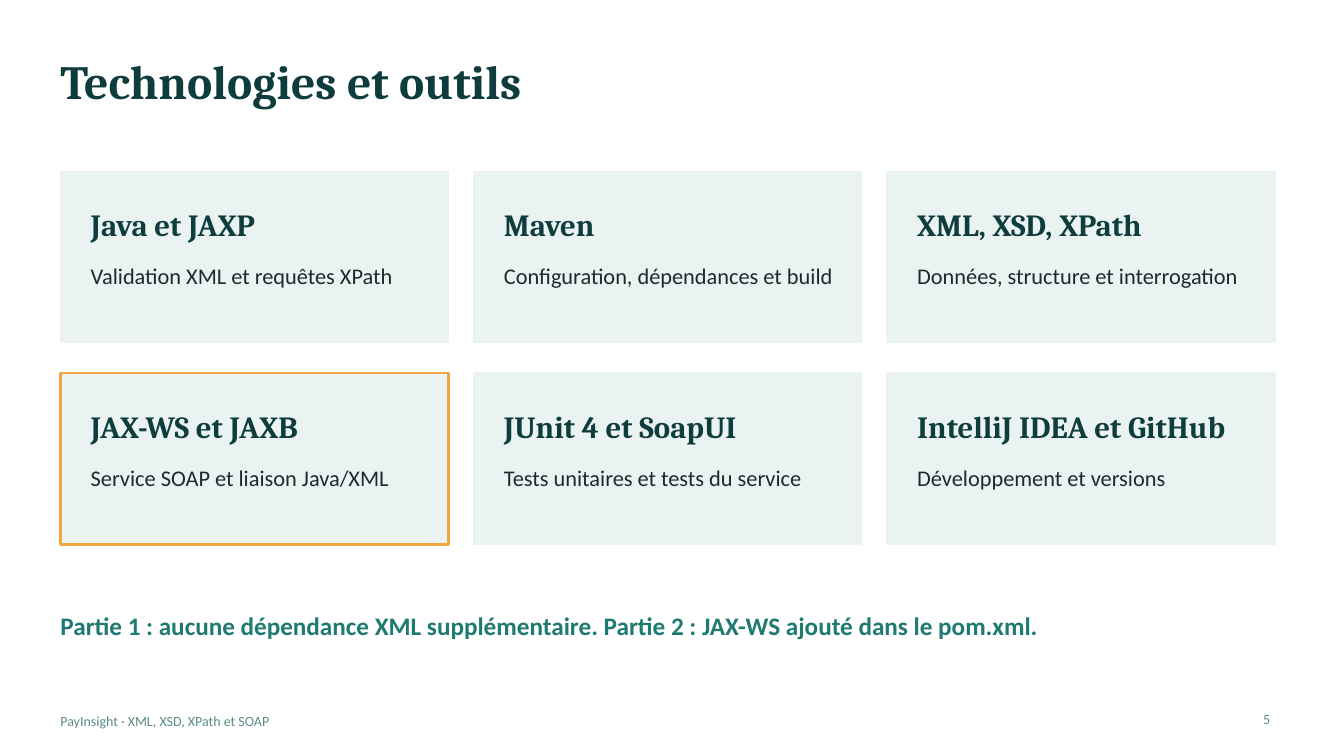
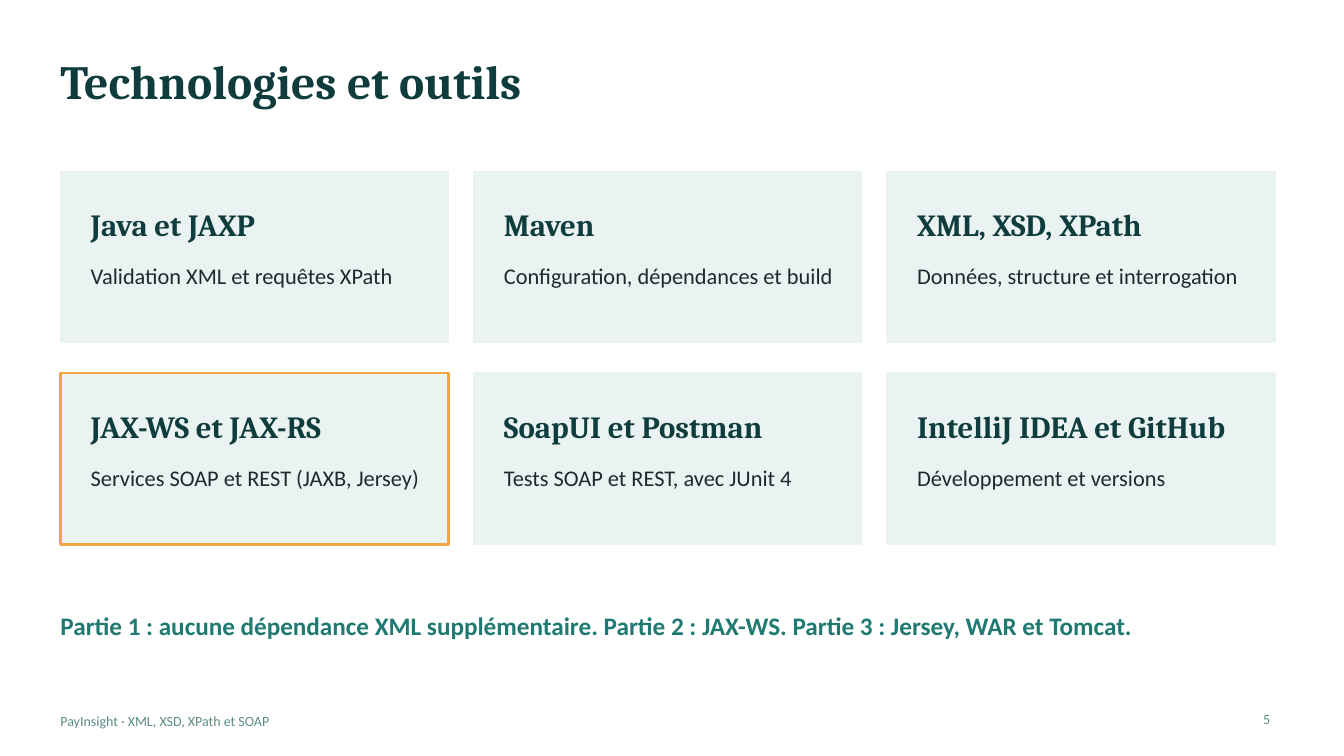
Before and after one commit to bouassidachayma/PayInsight, a slide deck: slide 5 of PayInsight_Presentation.pptx. Drawn at 1344x756 pixels with LibreOffice and Linux fonts; fonts in the diff are those of the drawing. Boxes give left, top, right and bottom in pixels: in the first picture for what was removed or moved away, otherwise in the second. Text is boxed around its words. In the diff, an @@ line names an element or a change of style, - is before the commit and + after.

Commit message:
Integrate REST API with Jersey and add input validation

```diff
--- a/PayInsight_Presentation.pptx
+++ b/PayInsight_Presentation.pptx
@@ text at (91, 417, 321, 445): text changed @@
-JAX-WS et JAXB
+JAX-WS et JAX-RS
@@ text at (504, 417, 763, 445): text changed @@
-JUnit 4 et SoapUI
+SoapUI et Postman
@@ text at (91, 470, 419, 490): text changed @@
-Service SOAP et liaison Java/XML
+Services SOAP et REST (JAXB, Jersey)
@@ text at (504, 470, 791, 489): text changed @@
-Tests unitaires et tests du service
+Tests SOAP et REST, avec JUnit 4
@@ text at (60, 617, 1131, 639): text changed @@
-Partie 1 : aucune dépendance XML supplémentaire. Partie 2 : JAX-WS ajouté dans le pom.xml.
+Partie 1 : aucune dépendance XML supplémentaire. Partie 2 : JAX-WS. Partie 3 : Jersey, WAR et Tomcat.
```
Also in this commit, not shown: 1 other slide changed, 1 slide added, 3 other files.
